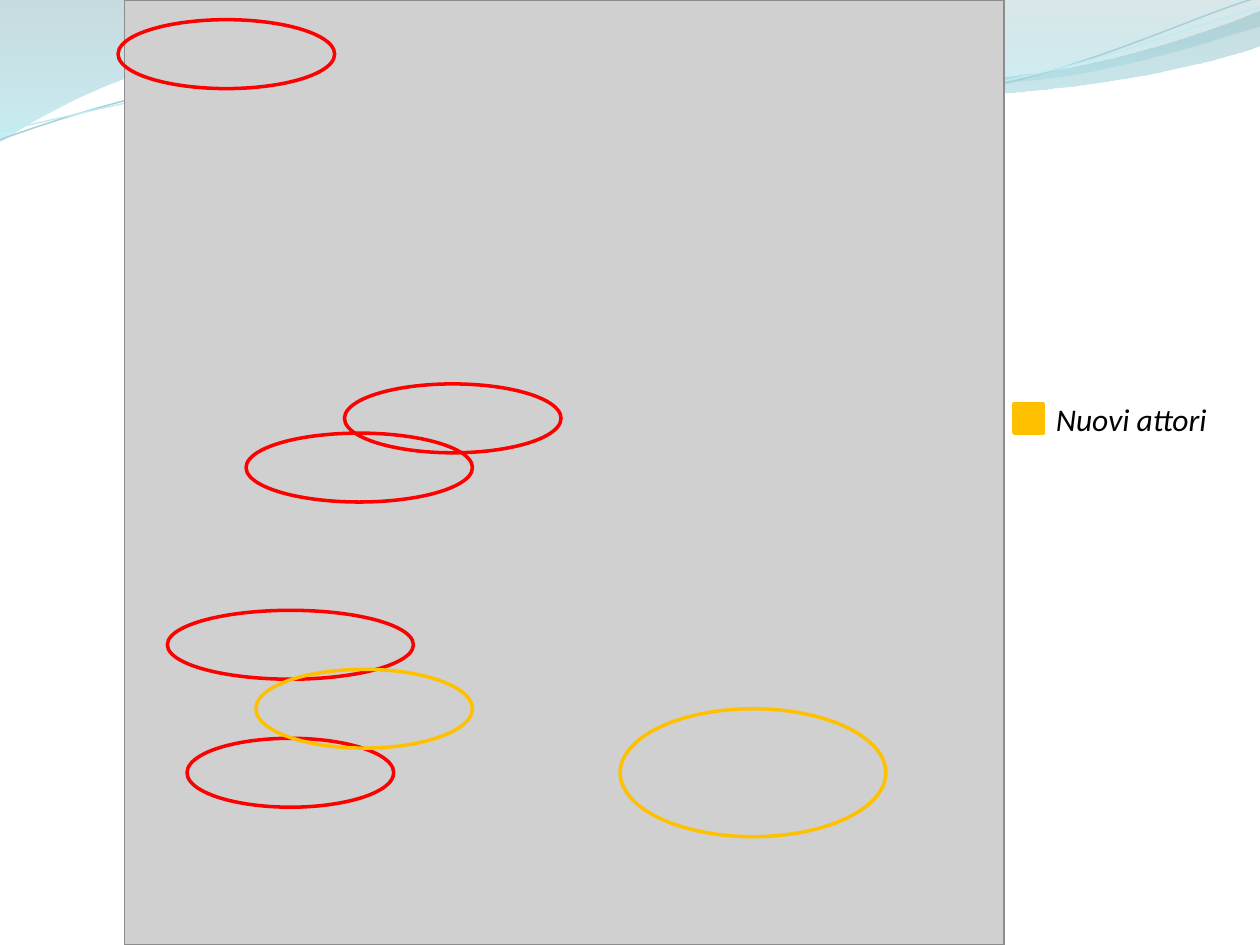
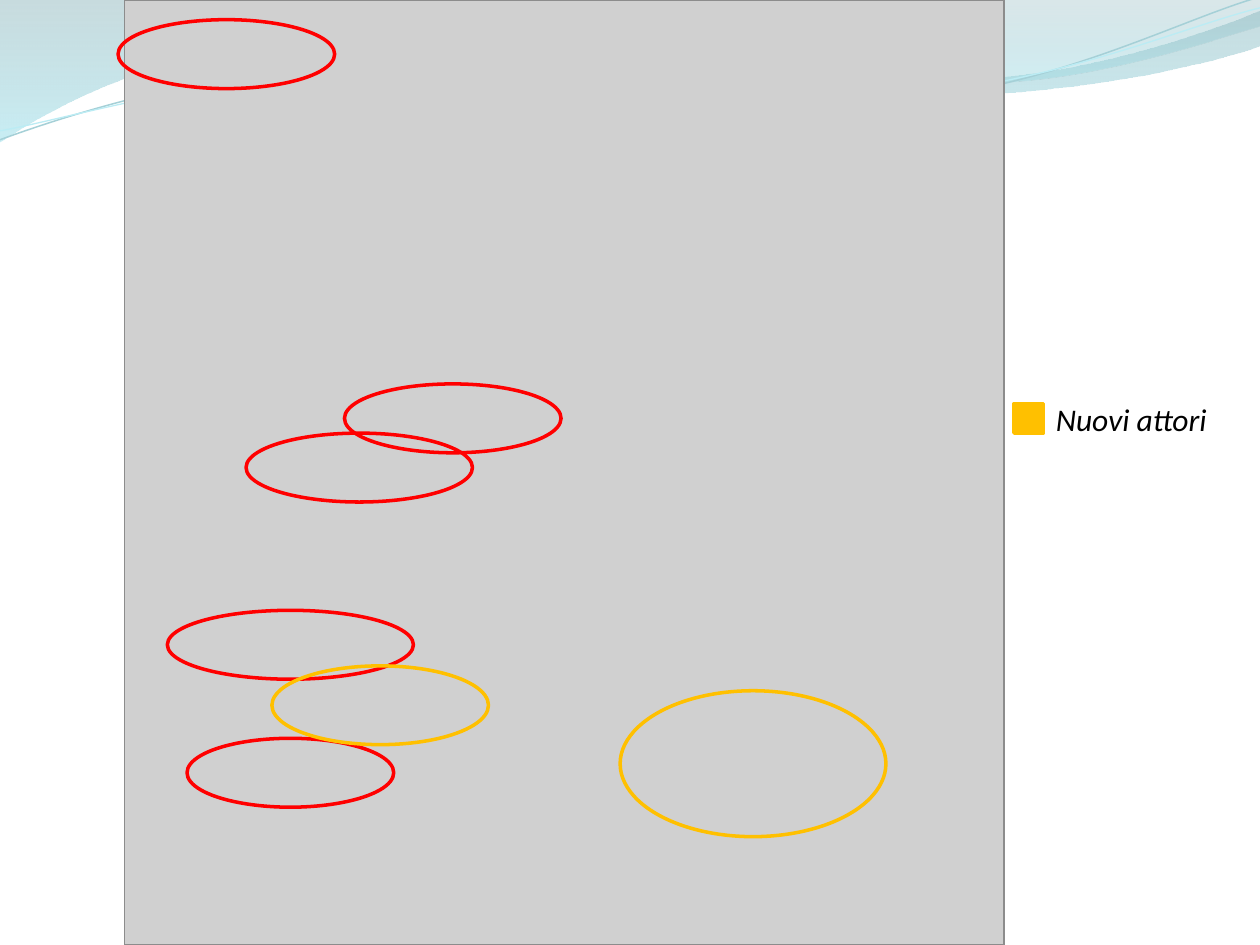
Before and after one commit to ammirate/at-silo, a slide deck: slide 3 of Presentazione/Atsilo3/Atsilo_H_PresentazioneFinale.pptx. Drawn at 1260x945 pixels with LibreOffice and Linux fonts; fonts in the diff are those of the drawing; grey boxes stand for pictures. Boxes give left, top, right and bottom in pixels: in the first picture for what was removed or moved away, otherwise in the second. Text is boxed around its words. In the diff, an @@ line names an element or a change of style, - is before the commit and + after.

```diff
--- a/Presentazione/Atsilo3/Atsilo_H_PresentazioneFinale.pptx
+++ b/Presentazione/Atsilo3/Atsilo_H_PresentazioneFinale.pptx
@@ ellipse: place and size @@
-ellipse at box(256, 669, 472, 748)
+ellipse at box(272, 667, 489, 746)
@@ ellipse: place and size @@
-ellipse at box(620, 709, 886, 838)
+ellipse at box(620, 690, 886, 837)
```
Also in this commit, not shown: 13 other slides changed, 14 slides added, 16 slides removed, 10 other files.
